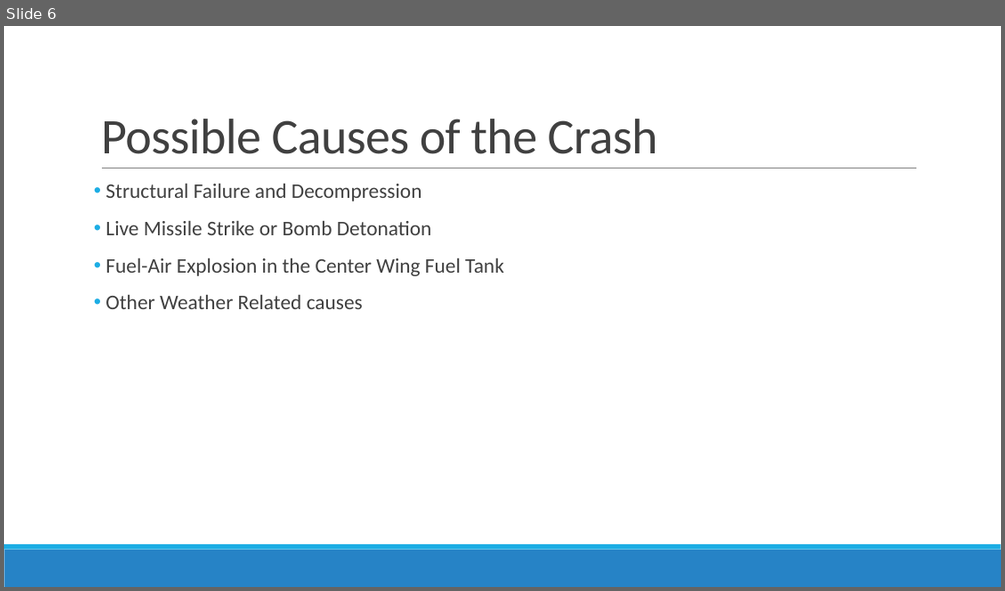
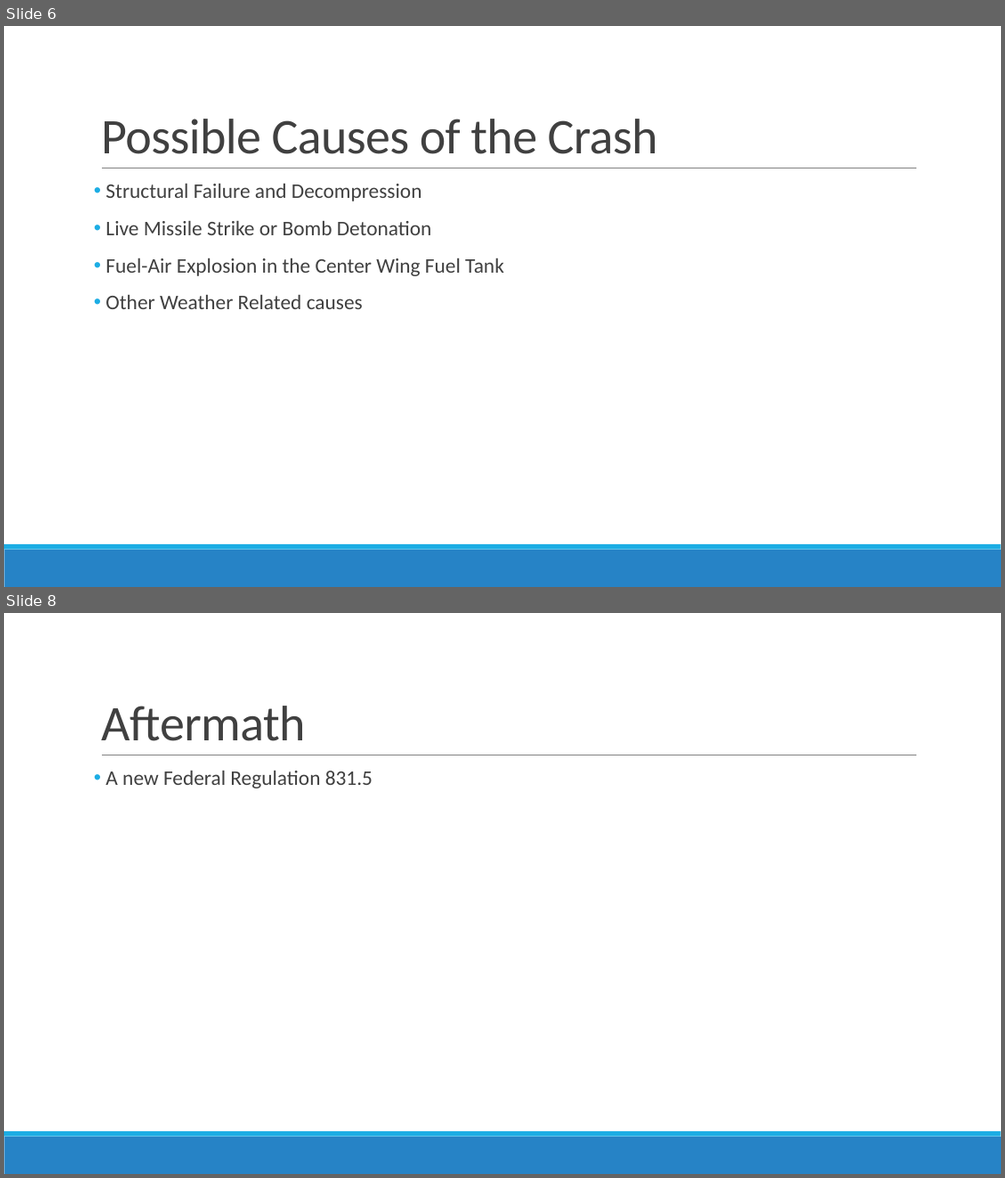
Before and after one commit to starkc1/Fall_2019, a slide deck: CEC300/Stark_Presentation.pptx. Shown one above the other, each under a label of ours: slide 6 before the commit, slides 6 and 8 after it; the slides between them are not shown. The pictures are 1005x591 and 1005x1178 pixels, drawn with LibreOffice and Linux fonts; fonts in the diff are those of the drawing. Boxes give left, top, right and bottom in pixels: in the first picture for what was removed or moved away, otherwise in the second. Text is boxed around its words. In the diff, an @@ line names an element or a change of style, - is before the commit and + after.

```diff
--- a/CEC300/Stark_Presentation.pptx
+++ b/CEC300/Stark_Presentation.pptx
@@ slide 8 added at box(4, 613, 1001, 1174), background #FFFFFF; not listed: 3 template elements that a slide beside it also shows @@
@@ title added at box(101, 706, 305, 741), 48 pt, text #404040 @@
+Aftermath
@@ text added at box(105, 771, 372, 788), 20 pt, text #404040 @@
+• A new Federal Regulation 831.5
```
Also in this commit, not shown: 2 other slides added, 11 other files.
